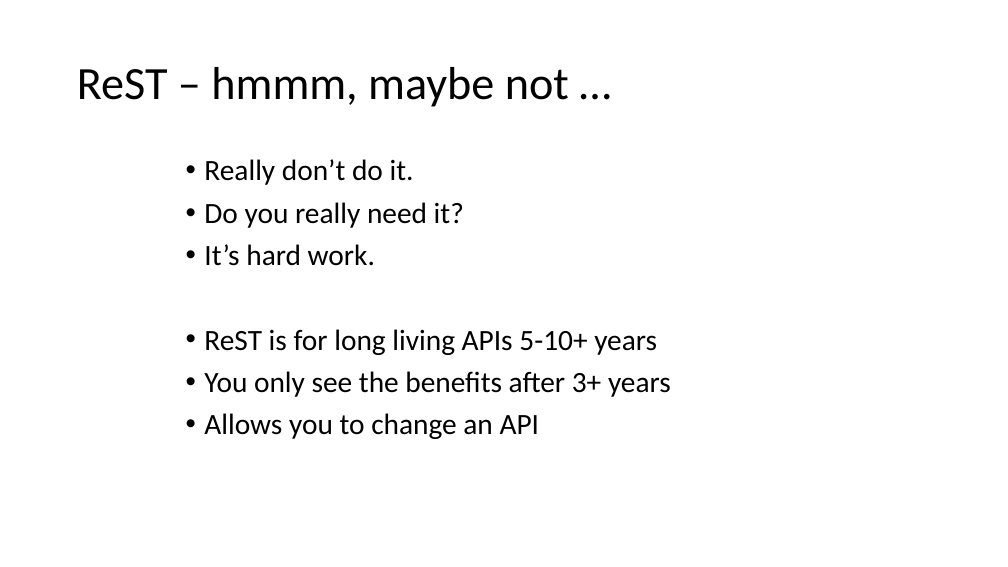
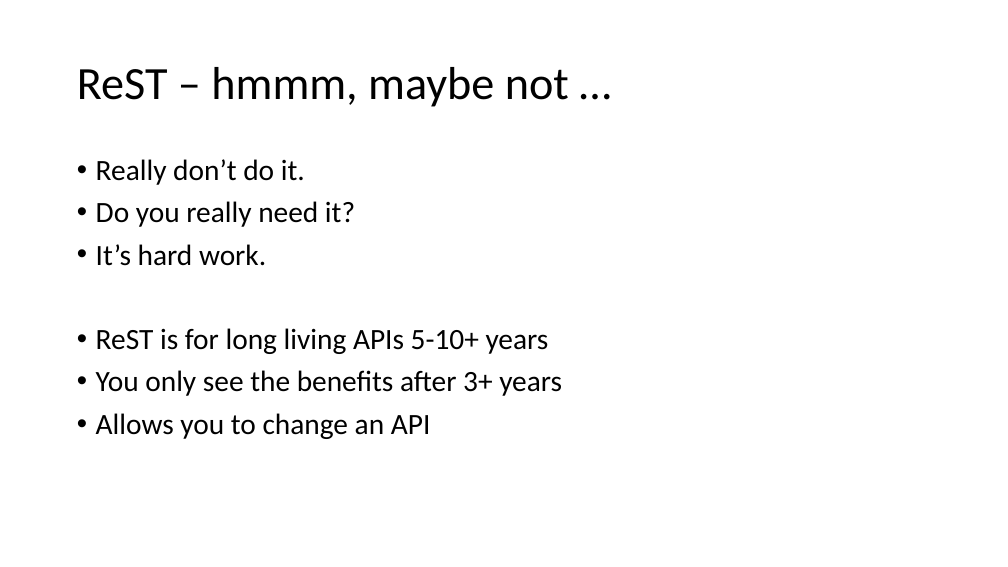
Before and after one commit to holytshirt/httpapipatterns, a slide deck: slide 6 of http api patterns.pptx. Drawn at 1008x567 pixels with LibreOffice and Linux fonts; fonts in the diff are those of the drawing. Boxes give left, top, right and bottom in pixels: in the first picture for what was removed or moved away, otherwise in the second. Text is boxed around its words. In the diff, an @@ line names an element or a change of style, - is before the commit and + after.

```diff
--- a/http api patterns.pptx
+++ b/http api patterns.pptx
@@ text "Really don’t do it.": place and size @@
-text "Really don’t do it." at (204,159,671,439)
+text "Really don’t do it." at (96,159,562,439)
```
Also in this commit, not shown: 3 other slides changed, 1 slide removed.
